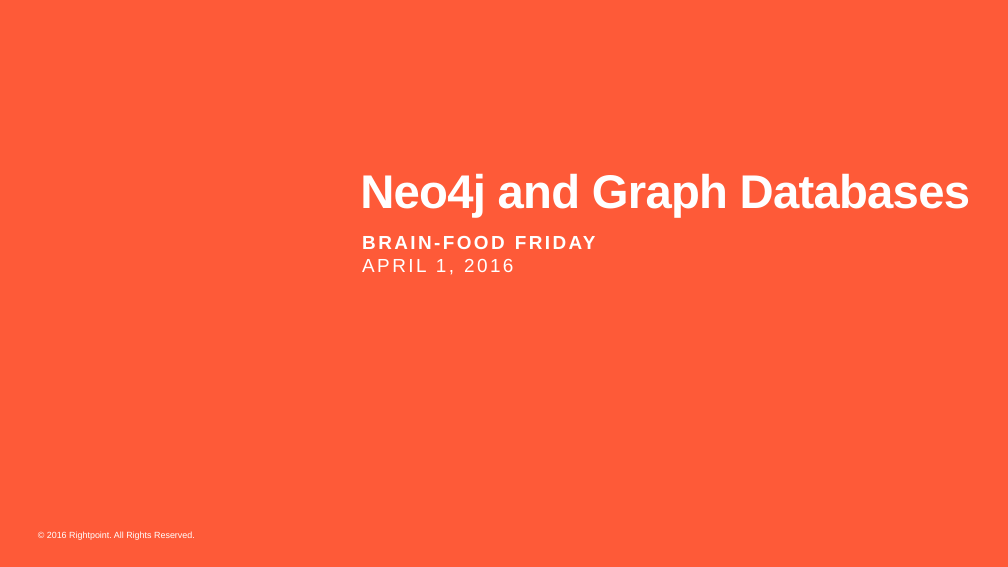
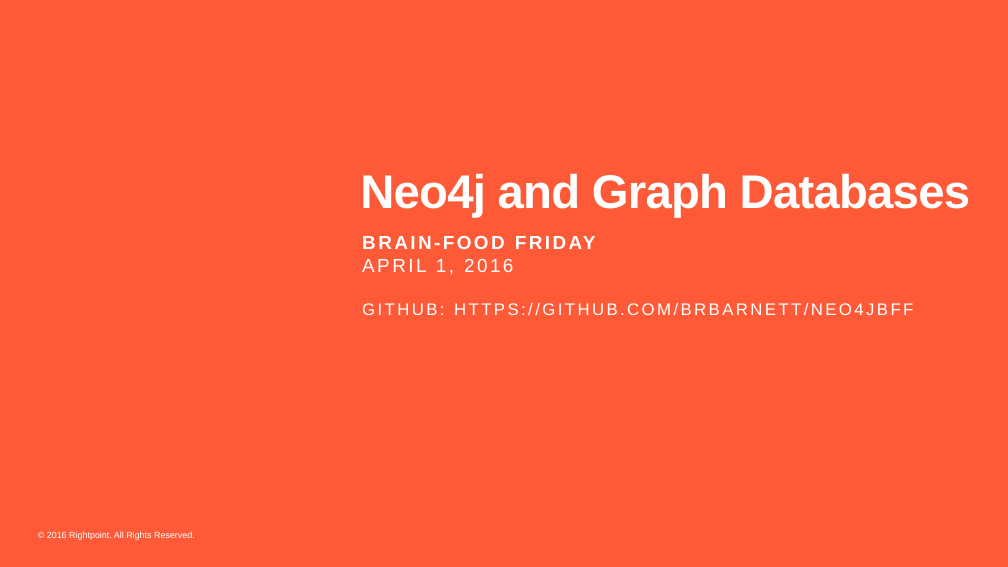
Before and after one commit to brbarnett/Neo4jBff, a slide deck: slide 1 of Presentation/BFF - Neo4j.pptx. Drawn at 1008x567 pixels with LibreOffice and Linux fonts; fonts in the diff are those of the drawing; background and template pictures are left out. Boxes give left, top, right and bottom in pixels: in the first picture for what was removed or moved away, otherwise in the second. Text is boxed around its words. In the diff, an @@ line names an element or a change of style, - is before the commit and + after.

```diff
--- a/Presentation/BFF - Neo4j.pptx
+++ b/Presentation/BFF - Neo4j.pptx
@@ subtitle at <box>362,303,913,315</box>: paragraph added @@
+GITHUB: HTTPS://GITHUB.COM/BRBARNETT/NEO4JBFF
```
Also in this commit, not shown: 1 other slide changed, 1 slide added.
